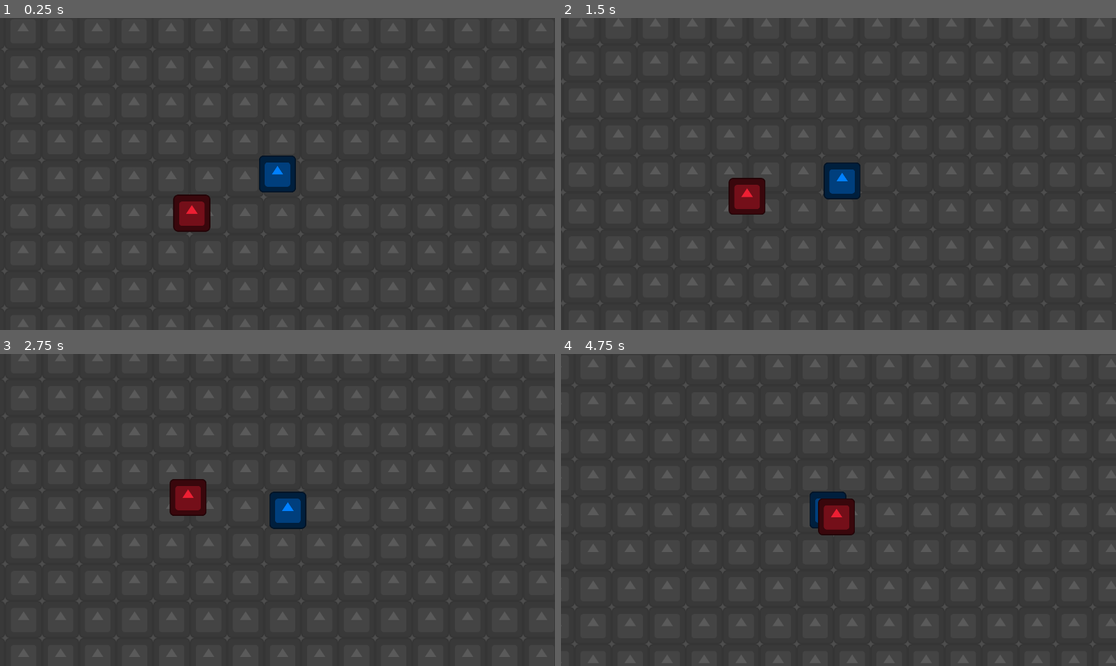
Above: before the commit, frames 1-4 (two rows, left to right).
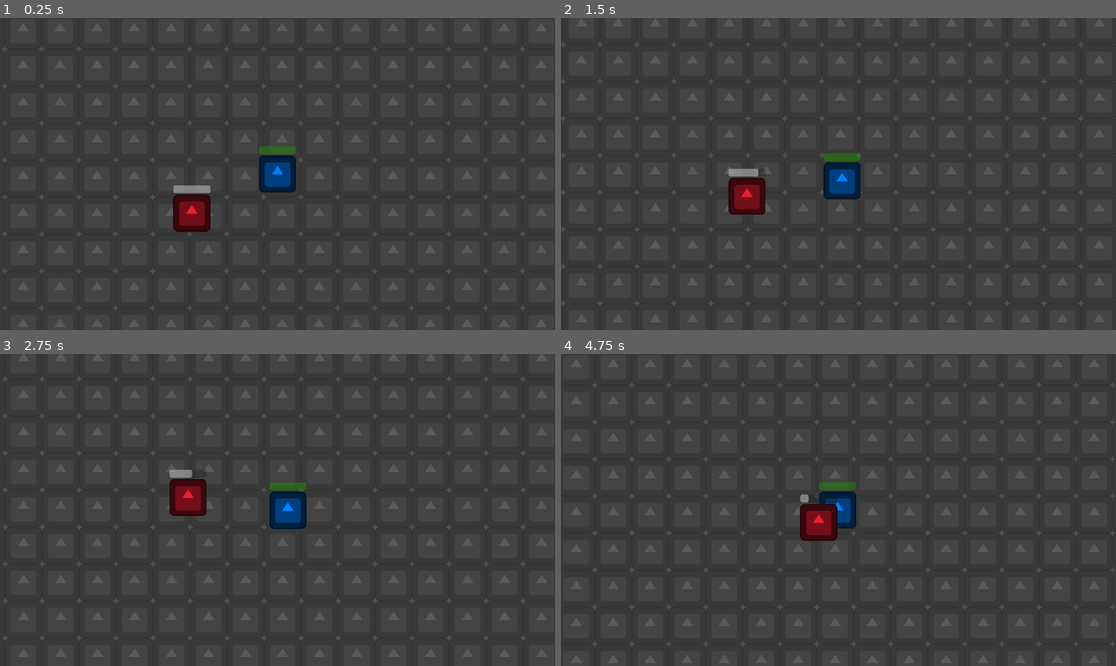
Above: after the commit, the same moments.

Repository: alfroids/survivors-clone
Game: Godot game, scene res://World/world.tscn
Two runs of this game, one before a commit and one after it. Both use one fixed random seed, a clock stepped at 60 frames per second and the inputs below. The engine's default icon, where the game draws it, is replaced by a stand-in: a white triangle on a blue panel in a dark square.
Inputs:
- Up to frame 1 (0.25 s): no input
- Up to frame 2 (1.5 s): hold D (move_right) 0.53-1.28 s; hold S (move_down) from 1.28 s (still down)
- Up to frame 3 (2.75 s): release S (move_down) at 2.03 s; hold D (move_right) from 2.03 s (still down)
- Up to frame 4 (4.75 s): release D (move_right) at 2.78 s; hold W (move_up) 2.78-3.53 s; hold A (move_left) from 3.53 s (still down)

The runs differ from the first frame. In frame 1, 0.3% of the frame differs, in the area x 31-54%, y 41-57%; in frame 2, 0.3%; in frame 3, 0.3%; in frame 4, 8.6%, in the area x 0-100%, y 1-100%.

Commit message:
Add enemy attack and player health

Diff:
--- a/Enemy/enemy.gd
+++ b/Enemy/enemy.gd
@@ -1,10 +1,20 @@
 extends CharacterBody2D
 
 
-@export var health_points: int = 10
+@export var max_health: int = 10
 @export var move_speed: float = 100.0
 
 @onready var player: CharacterBody2D = get_tree().get_first_node_in_group(&"player") as CharacterBody2D
+@onready var health_bar: ProgressBar = $HealthBar as ProgressBar
+@onready var health: int = max_health:
+	set(h):
+		health = clampi(h, 0, max_health)
+		health_bar.value = health
+
+
+func _ready() -> void:
+	health_bar.max_value = max_health
+	health_bar.value = health
 
 
 func _physics_process(_delta: float) -> void:
@@ -18,6 +28,6 @@
 
 
 func _on_hurtbox_received_damage(damage_data: DamageData) -> void:
-	health_points -= damage_data.damage_per_tick
-	if health_points <= 0:
+	health -= damage_data.damage_per_tick
+	if not health:
 		queue_free()
--- a/Enemy/enemy.tscn
+++ b/Enemy/enemy.tscn
@@ -1,23 +1,34 @@
-[gd_scene load_steps=8 format=3 uid="uid://b1kan3wtv5trr"]
+[gd_scene load_steps=12 format=3 uid="uid://b1kan3wtv5trr"]
 
 [ext_resource type="Texture2D" uid="uid://bor6xfqb3k54d" path="res://icon.svg" id="1_54a1r"]
 [ext_resource type="Script" path="res://Enemy/enemy.gd" id="1_r2jj5"]
 [ext_resource type="Shader" uid="uid://y682225ucbre" path="res://recolor.tres" id="2_xuysw"]
 [ext_resource type="Script" path="res://Hurtbox/hurtbox.gd" id="4_fjgfo"]
+[ext_resource type="Script" path="res://Hitbox/hitbox.gd" id="4_jtv4c"]
+[ext_resource type="Script" path="res://DamageData/damage_data.gd" id="5_2gdeb"]
 
 [sub_resource type="ShaderMaterial" id="ShaderMaterial_o12hw"]
 shader = ExtResource("2_xuysw")
 shader_parameter/NewColor = Color(0.93, 0.1209, 0.20181, 1)
 
 [sub_resource type="RectangleShape2D" id="RectangleShape2D_jq8ny"]
-size = Vector2(110, 110)
+size = Vector2(64, 64)
+
+[sub_resource type="Resource" id="Resource_hqdee"]
+script = ExtResource("5_2gdeb")
+damage_per_tick = 1
+total_ticks = 0
+ticks_frequency = 1.0
+
+[sub_resource type="CircleShape2D" id="CircleShape2D_n5acj"]
+radius = 104.0
 
 [sub_resource type="RectangleShape2D" id="RectangleShape2D_dlm14"]
 size = Vector2(128, 128)
 
 [node name="Enemy" type="CharacterBody2D" groups=["enemies"]]
 collision_layer = 4
-collision_mask = 0
+collision_mask = 3
 motion_mode = 1
 script = ExtResource("1_r2jj5")
 
@@ -28,10 +39,30 @@
 [node name="CollisionShape2D" type="CollisionShape2D" parent="."]
 shape = SubResource("RectangleShape2D_jq8ny")
 
+[node name="Hitbox" type="Area2D" parent="."]
+collision_layer = 0
+collision_mask = 16
+monitorable = false
+script = ExtResource("4_jtv4c")
+damage_data = SubResource("Resource_hqdee")
+
+[node name="CollisionShape2D" type="CollisionShape2D" parent="Hitbox"]
+shape = SubResource("CircleShape2D_n5acj")
+
 [node name="Hurtbox" type="Area2D" parent="."]
+collision_layer = 32
+collision_mask = 0
+monitoring = false
 script = ExtResource("4_fjgfo")
 
 [node name="CollisionShape2D" type="CollisionShape2D" parent="Hurtbox"]
 shape = SubResource("RectangleShape2D_dlm14")
 
+[node name="HealthBar" type="ProgressBar" parent="."]
+offset_left = -64.0
+offset_top = -96.0
+offset_right = 64.0
+offset_bottom = -69.0
+show_percentage = false
+
 [connection signal="received_damage" from="Hurtbox" to="." method="_on_hurtbox_received_damage"]
--- a/Fireball/fireball.tscn
+++ b/Fireball/fireball.tscn
@@ -28,6 +28,9 @@
 texture = ExtResource("2_313am")
 
 [node name="Hitbox" type="Area2D" parent="."]
+collision_layer = 0
+collision_mask = 32
+monitorable = false
 script = ExtResource("3_y52ev")
 damage_data = SubResource("Resource_2e385")
 
@@ -39,5 +42,5 @@
 one_shot = true
 autostart = true
 
-[connection signal="dealt_damage" from="Hitbox" to="." method="queue_free"]
+[connection signal="applied_last_tick" from="Hitbox" to="." method="queue_free"]
 [connection signal="timeout" from="QueueFreeTimer" to="." method="queue_free"]
--- a/Hitbox/hitbox.gd
+++ b/Hitbox/hitbox.gd
@@ -4,17 +4,32 @@
 ## Hitbox node.
 
 
-signal dealt_damage()
+signal applied_tick()
+signal applied_last_tick()
 
 @export var damage_data: DamageData
+
+@onready var count_ticks: int = 0
 
 
 func _ready() -> void:
 	area_entered.connect(_on_hurtbox_entered)
+
 
 func _on_hurtbox_entered(hurtbox: Hurtbox) -> void:
 	if not hurtbox:
 		return
 
 	hurtbox.take_damage(damage_data)
-	dealt_damage.emit()
+	set_deferred(&"monitoring", false)
+
+	if damage_data.total_ticks:
+		count_ticks += 1
+		if count_ticks < damage_data.total_ticks:
+			applied_tick.emit()
+			get_tree().create_timer(damage_data.tick_period).timeout.connect(set_deferred.bind(&"monitoring", true))
+		else:
+			applied_last_tick.emit()
+	else:
+		applied_tick.emit()
+		get_tree().create_timer(damage_data.tick_period).timeout.connect(set_deferred.bind(&"monitoring", true))
--- a/Player/player.gd
+++ b/Player/player.gd
@@ -1,20 +1,25 @@
 extends CharacterBody2D
 
 
-@export var health_points: int = 100
+@export var max_health: int = 100
 @export var move_speed: float = 200.0
 @export var fireball_scene: PackedScene
 
+@onready var health_bar: ProgressBar = $HealthBar as ProgressBar
+@onready var health: int = max_health:
+	set(h):
+		health = clampi(h, 0, max_health)
+		health_bar.value = health
+
+
+func _ready() -> void:
+	health_bar.max_value = max_health
+	health_bar.value = health
+
 
 func _physics_process(_delta: float) -> void:
-	movement()
-
-
-func movement() -> void:
-	var move_x: float = Input.get_action_strength(&"move_right") \
-						- Input.get_action_strength(&"move_left")
-	var move_y: float = Input.get_action_strength(&"move_down") \
-						- Input.get_action_strength(&"move_up")
+	var move_x: float = Input.get_action_strength(&"move_right") - Input.get_action_strength(&"move_left")
+	var move_y: float = Input.get_action_strength(&"move_down") - Input.get_action_strength(&"move_up")
 	var move_dir: Vector2 = Vector2(move_x, move_y).normalized()
 
 	velocity = move_speed * move_dir
@@ -22,23 +27,26 @@
 	move_and_slide()
 
 
-func autoshoot() -> void:
+func _on_shoot_timer_timeout() -> void:
 	var closest_enemy: CharacterBody2D
-	var closest_distsq: float
+	var closest_distsq: float = INF
 
 	for enemy: CharacterBody2D in get_tree().get_nodes_in_group(&"enemies"):
 		var enemy_distsq: float = global_position.distance_squared_to(enemy.global_position)
-		if not closest_enemy or enemy_distsq < closest_distsq:
+		if enemy_distsq < closest_distsq:
 			closest_enemy = enemy
 			closest_distsq = enemy_distsq
 
-	var direction: Vector2
-	if closest_enemy:
-		direction = global_position.direction_to(closest_enemy.global_position)
-	else:
-		direction = Vector2.RIGHT.rotated(randf() * 2 * PI)
+	if not closest_enemy:
+		return
+
+	var direction: Vector2 = global_position.direction_to(closest_enemy.global_position)
 	var fireball: Fireball = fireball_scene.instantiate() as Fireball
 	fireball.position = position
 	fireball.direction = direction
 	fireball.top_level = true
 	add_child(fireball)
+
+
+func _on_hurtbox_received_damage(damage_data: DamageData) -> void:
+	health -= damage_data.damage_per_tick
--- a/Player/player.tscn
+++ b/Player/player.tscn
@@ -1,20 +1,28 @@
-[gd_scene load_steps=7 format=3 uid="uid://s8aop3m7u4gi"]
+[gd_scene load_steps=10 format=3 uid="uid://s8aop3m7u4gi"]
 
 [ext_resource type="Script" path="res://Player/player.gd" id="1_o5dgi"]
 [ext_resource type="Shader" uid="uid://y682225ucbre" path="res://recolor.tres" id="2_624hf"]
 [ext_resource type="PackedScene" uid="uid://kojtmbc8ypc" path="res://Fireball/fireball.tscn" id="2_r1fem"]
 [ext_resource type="Texture2D" uid="uid://bor6xfqb3k54d" path="res://icon.svg" id="2_rle6d"]
+[ext_resource type="Script" path="res://Hurtbox/hurtbox.gd" id="5_4ubwm"]
 
 [sub_resource type="ShaderMaterial" id="ShaderMaterial_unfu4"]
 shader = ExtResource("2_624hf")
 shader_parameter/NewColor = Color(0, 0.501961, 1, 1)
 
 [sub_resource type="RectangleShape2D" id="RectangleShape2D_q3kxg"]
-size = Vector2(110, 110)
+size = Vector2(64, 64)
+
+[sub_resource type="RectangleShape2D" id="RectangleShape2D_negou"]
+size = Vector2(112, 112)
+
+[sub_resource type="ShaderMaterial" id="ShaderMaterial_j4yfg"]
+shader = ExtResource("2_624hf")
+shader_parameter/NewColor = Color(0.194985, 0.711396, 0.0425883, 1)
 
 [node name="Player" type="CharacterBody2D" groups=["player"]]
 collision_layer = 2
-collision_mask = 0
+collision_mask = 5
 motion_mode = 1
 script = ExtResource("1_o5dgi")
 fireball_scene = ExtResource("2_r1fem")
@@ -29,4 +37,23 @@
 [node name="ShootTimer" type="Timer" parent="."]
 autostart = true
 
-[connection signal="timeout" from="ShootTimer" to="." method="autoshoot"]
+[node name="Hurtbox" type="Area2D" parent="."]
+collision_layer = 16
+collision_mask = 0
+monitoring = false
+script = ExtResource("5_4ubwm")
+
+[node name="CollisionShape2D" type="CollisionShape2D" parent="Hurtbox"]
+shape = SubResource("RectangleShape2D_negou")
+
+[node name="HealthBar" type="ProgressBar" parent="."]
+material = SubResource("ShaderMaterial_j4yfg")
+offset_left = -64.0
+offset_top = -96.0
+offset_right = 64.0
+offset_bottom = -69.0
+size_flags_horizontal = 4
+show_percentage = false
+
+[connection signal="timeout" from="ShootTimer" to="." method="_on_shoot_timer_timeout"]
+[connection signal="received_damage" from="Hurtbox" to="." method="_on_hurtbox_received_damage"]
--- a/project.godot
+++ b/project.godot
@@ -55,4 +55,5 @@
 2d_physics/layer_2="player"
 2d_physics/layer_3="enemy"
 2d_physics/layer_4="loot"
-2d_physics/layer_5="hurtbox"
+2d_physics/layer_5="player_hurtbox"
+2d_physics/layer_6="enemy_hurtbox"
--- a/recolor.tres
+++ b/recolor.tres
@@ -77,7 +77,6 @@
 
 }
 "
-graph_offset = Vector2(-156.55, 375.749)
 mode = 1
 flags/light_only = false
 nodes/fragment/0/position = Vector2(1480, 1380)
